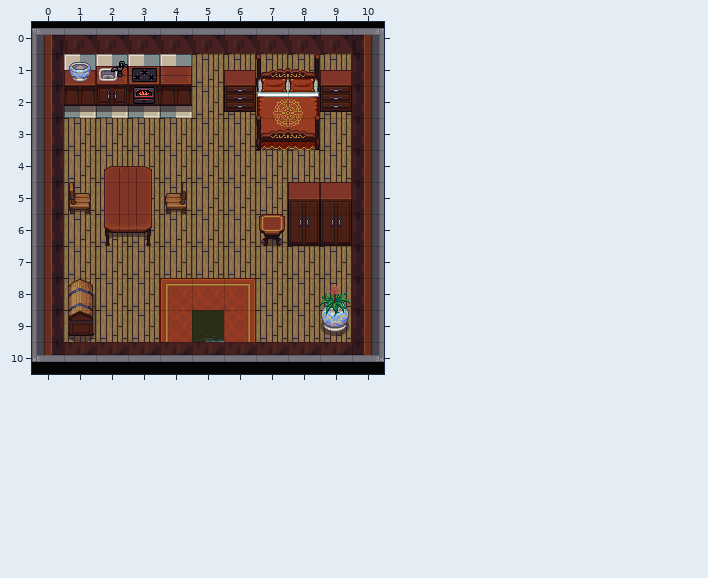
A Tiled map gets an edit: Space Pirates Shoedown/core/assets/tiledassets/HouseInterior1.tmx. Above, as it was before the edit.
Cells are 32x32 px. Shown: x 0..10, y 0..10.
The result:
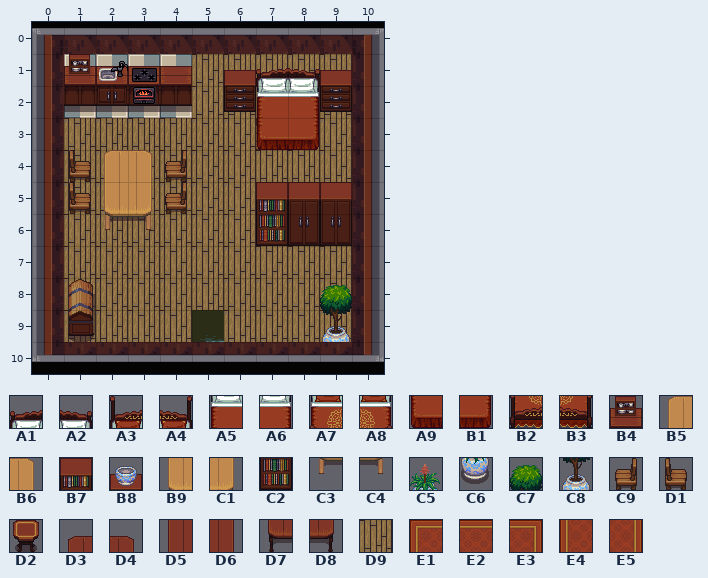
Key: from "Interiorv2": A1 24, A2 25, A3 28, A4 29, A5 56, A6 57, A7 60, A8 61, A9 88, B1 89, B2 92, B3 93, B4 187, B5 206, B6 207, B7 213, B8 217, B9 238, C1 239, C2 245, C3 270, C4 271, C5 285, C6 317, C7 380, C8 412, C9 473, D1 473 flipped left-right, D2 559, D3 595, D4 596, D5 627, D6 628, D7 659, D8 660, D9 930, E1 949, E2 950, E3 951, E4 981, E5 983.
__ is an empty cell.
From old to new:
Layer "Ground":
y 8: x 4..6 E1 E2 E3 -> D9 D9 D9
y 9: x 4 E4 -> D9; x 6 E5 -> D9
Layer "CollisionLayer":
y 1: x 1 B8 -> B4; x 7..8 A3 A4 -> A1 A2
y 2: x 7..8 A7 A8 -> A5 A6
y 3: x 7..8 B2 B3 -> A9 B1
y 4: x 1..4 __ D3 D4 __ -> D1 B5 B6 C9
y 5: x 2..3 D5 D6 -> B9 C1; x 7 __ -> B7
y 6: x 2..3 D7 D8 -> C3 C4; x 7 D2 -> C2
y 8: x 9 C5 -> C7
y 9: x 9 C6 -> C8
